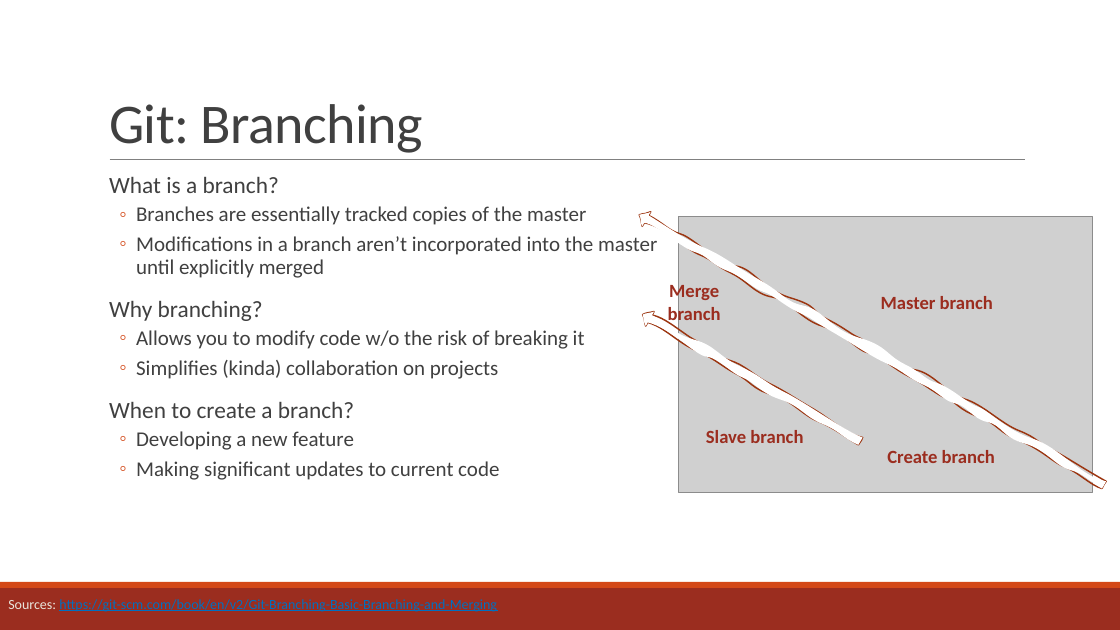
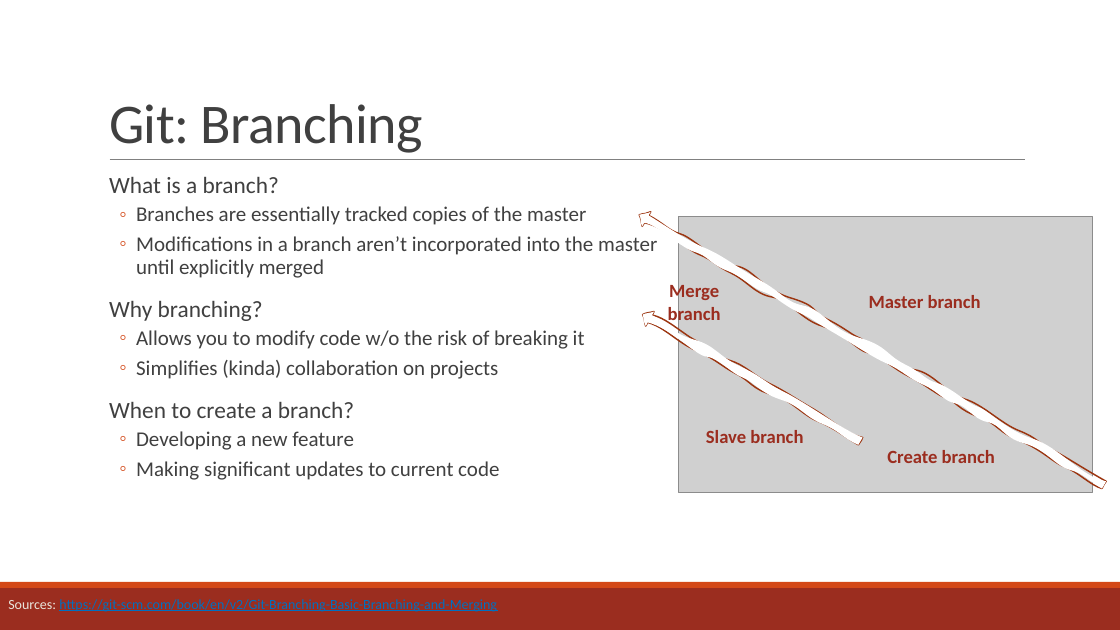
Before and after one commit to curtispmartin/Education, a slide deck: slide 15 of Working/2_VersionControl/2_VersionControl.pptx. Drawn at 1120x630 pixels with LibreOffice and Linux fonts; fonts in the diff are those of the drawing; grey boxes stand for pictures. Boxes give left, top, right and bottom in pixels: in the first picture for what was removed or moved away, otherwise in the second. Text is boxed around its words. In the diff, an @@ line names an element or a change of style, - is before the commit and + after.

```diff
--- a/Working/2_VersionControl/2_VersionControl.pptx
+++ b/Working/2_VersionControl/2_VersionControl.pptx
@@ text "Master branch" at <box>869,295,981,308</box>: alignment right to centre @@
```
Also in this commit, not shown: 5 slides added, 1 slide removed, 1 other file.
